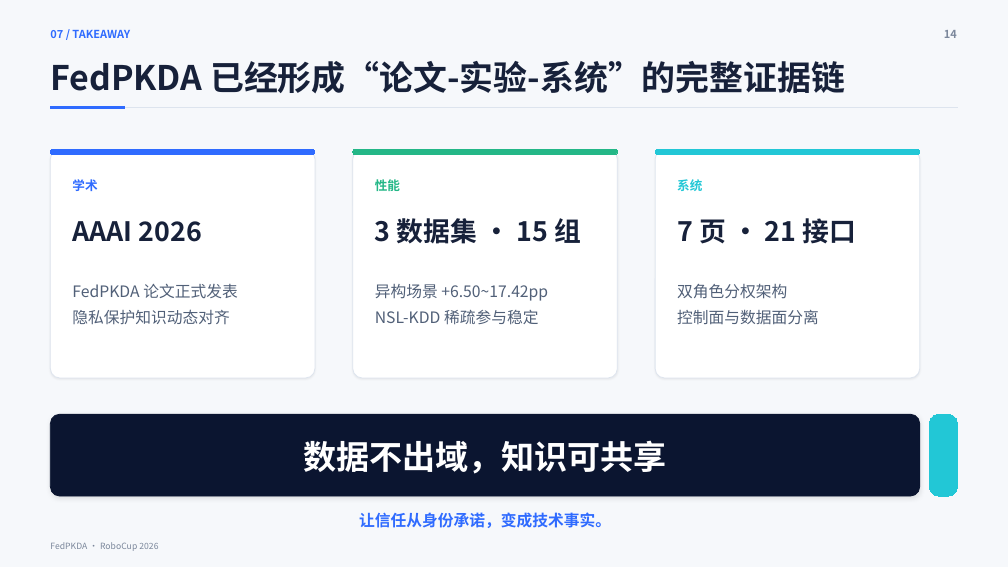
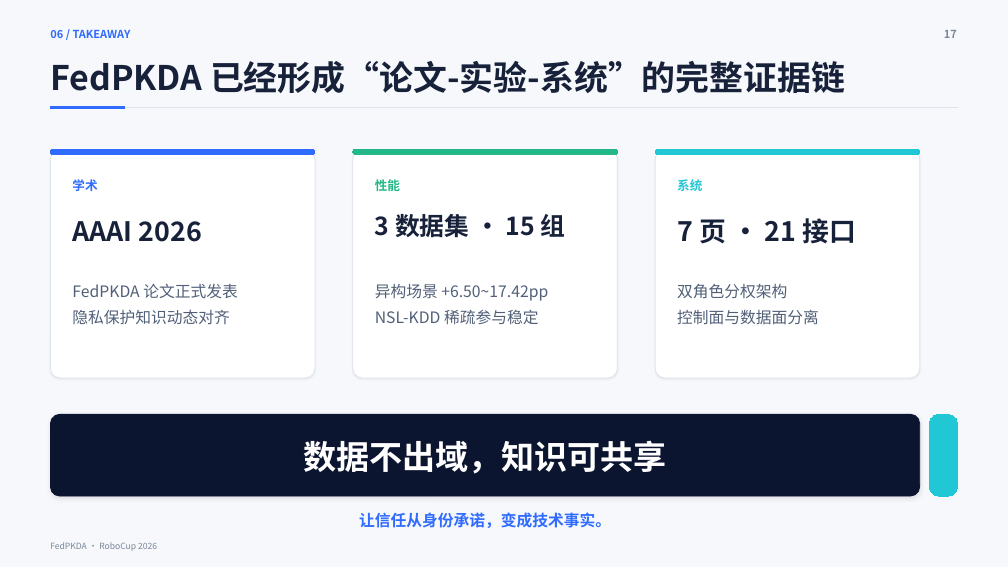
Before and after one commit to IridiumNan/FedPKDA-robocup, a slide deck: slide 19 of ppt/FedPKDA_RoboCup_presentation.pptx (slide 14 before the commit). Drawn at 1008x567 pixels with LibreOffice and Linux fonts; fonts in the diff are those of the drawing. Boxes give left, top, right and bottom in pixels: in the first picture for what was removed or moved away, otherwise in the second. Text is boxed around its words. In the diff, an @@ line names an element or a change of style, - is before the commit and + after.

```diff
--- a/ppt/FedPKDA_RoboCup_presentation.pptx
+++ b/ppt/FedPKDA_RoboCup_presentation.pptx
@@ text at [50,30,131,38]: text changed @@
-07 / TAKEAWAY
+06 / TAKEAWAY
@@ text at [944,30,957,38]: text changed @@
-14
+17
@@ rounded rectangle at [353,150,618,378]: outline #DDE4EE 0.75 pt to #DDE4EE 0.74 pt; shadow changed @@
@@ text "3 数据集 · 15 组" at [375,214,566,237]: size 25.5 to 23.6 pt; line spacing 1.08 to 0.98 @@
```
Also in this commit, not shown: 11 other slides changed, 8 slides added, 3 slides removed.
